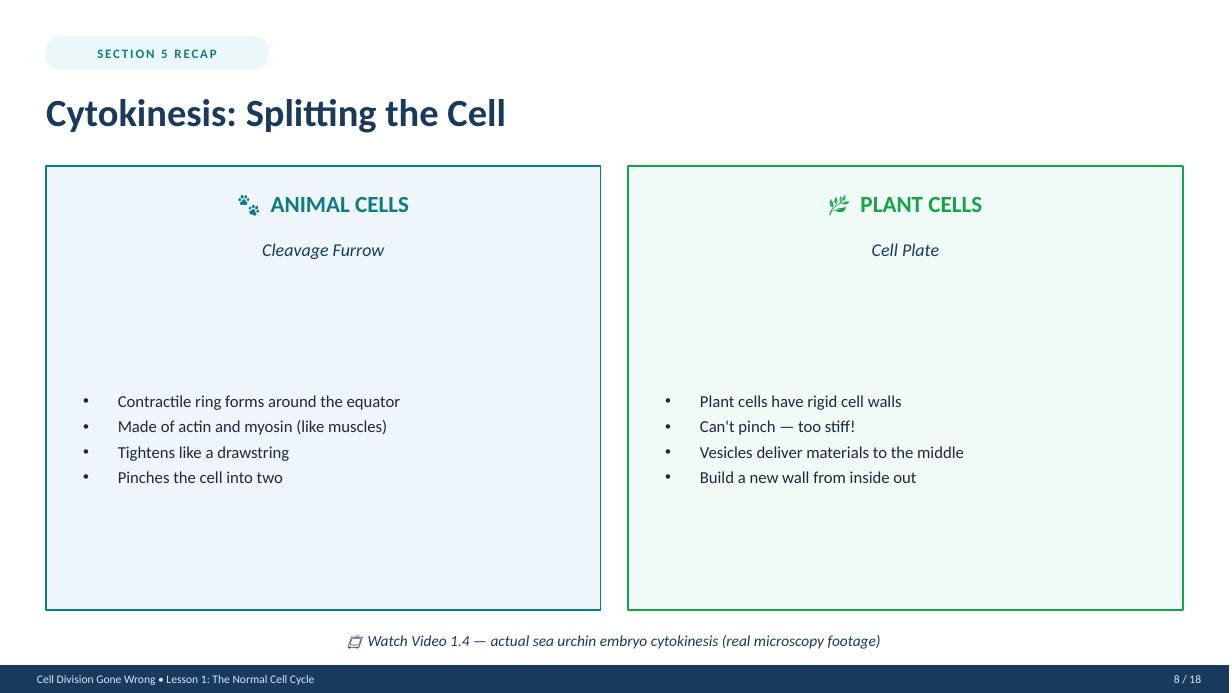
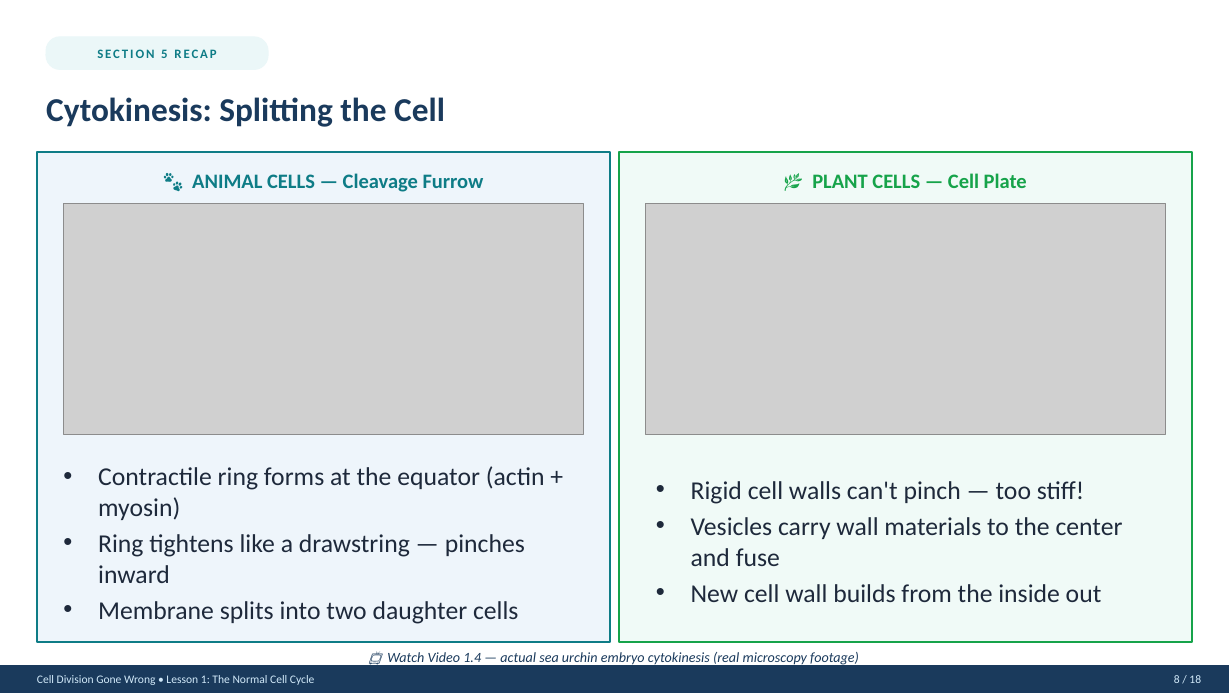
Before and after one commit to lashaudracox/cell-division-gone-wrong, a slide deck: slide 8 of Teacher_Presentation_Lesson1.pptx. Drawn at 1232x693 pixels with LibreOffice and Linux fonts; fonts in the diff are those of the drawing; grey boxes stand for pictures. Boxes give left, top, right and bottom in pixels: in the first picture for what was removed or moved away, otherwise in the second. Text is boxed around its words. In the diff, an @@ line names an element or a change of style, - is before the commit and + after.

```diff
--- a/Teacher_Presentation_Lesson1.pptx
+++ b/Teacher_Presentation_Lesson1.pptx
@@ text "Cytokinesis: Splitting the Cell" at (x1=46, y1=97, x2=445, y2=127): size 30 to 26 pt @@
@@ rectangle resized from (x1=46, y1=166, x2=601, y2=610) to (x1=37, y1=152, x2=610, y2=642) @@
@@ text at (x1=192, y1=173, x2=484, y2=192): text changed; size 18 to 16 pt @@
-🐾 ANIMAL CELLS
+🐾 ANIMAL CELLS — Cleavage Furrow
@@ rectangle resized from (x1=628, y1=166, x2=1183, y2=610) to (x1=619, y1=152, x2=1192, y2=642) @@
@@ text at (x1=812, y1=173, x2=1027, y2=188): text changed; size 18 to 16 pt @@
-🌿 PLANT CELLS
+🌿 PLANT CELLS — Cell Plate
@@ picture added at (x1=64, y1=203, x2=583, y2=434) @@
@@ picture added at (x1=646, y1=203, x2=1165, y2=434) @@
@@ text removed at (x1=262, y1=243, x2=385, y2=259) @@
-Cleavage Furrow
@@ text removed at (x1=872, y1=243, x2=939, y2=256) @@
-Cell Plate
@@ text at (x1=98, y1=466, x2=545, y2=624): text changed; size 13 to 20 pt @@
-• Contractile ring forms around the equator
-• Made of actin and myosin (like muscles)
-• Tightens like a drawstring
-• Pinches the cell into two
+• Contractile ring forms at the equator (actin + myosin)
+• Ring tightens like a drawstring — pinches inward
+• Membrane splits into two daughter cells
@@ text at (x1=691, y1=481, x2=1123, y2=602): text changed; size 13 to 20 pt @@
-• Plant cells have rigid cell walls
-• Can't pinch — too stiff!
-• Vesicles deliver materials to the middle
-• Build a new wall from inside out
+• Rigid cell walls can't pinch — too stiff!
+• Vesicles carry wall materials to the center and fuse
+• New cell wall builds from the inside out
@@ text "📺 Watch Video 1.4 — ..." moved from (x1=368, y1=635, x2=881, y2=649) to (x1=387, y1=652, x2=859, y2=666) @@
@@ text "📺 Watch Video 1.4 — ..." at (x1=387, y1=652, x2=859, y2=666): size 12 to 11 pt @@
```
Also in this commit, not shown: 17 other slides changed.
